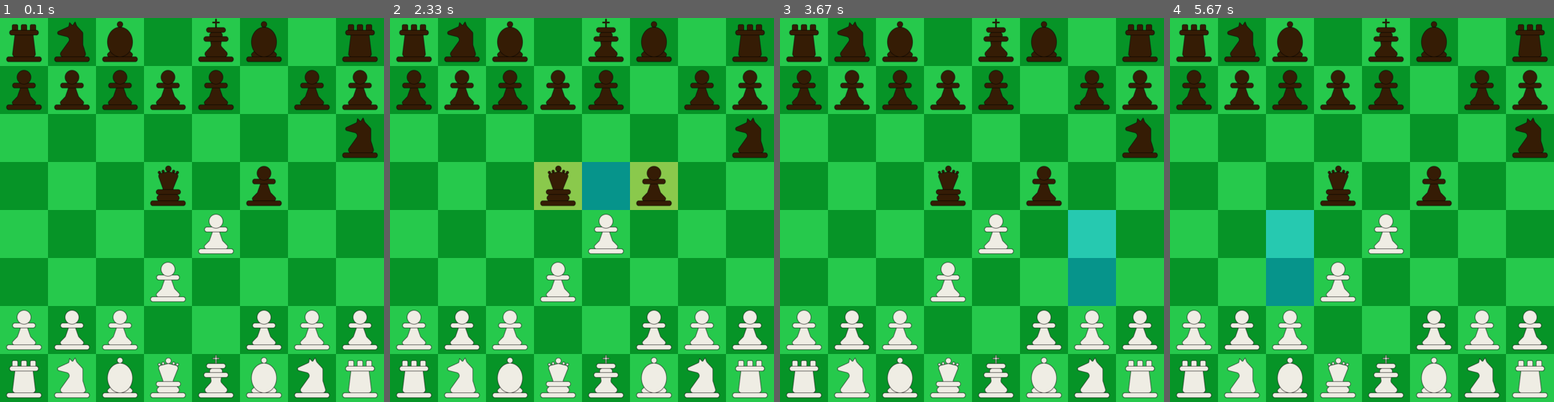
Above: before the commit, frames 1-4 (left to right).
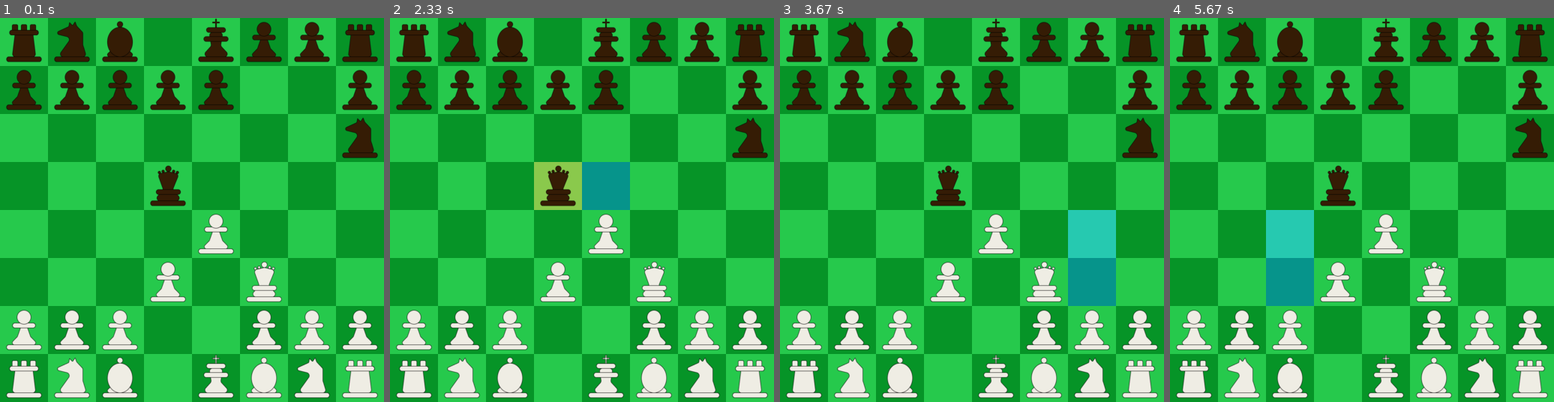
Above: after the commit, the same moments.

Repository: Lukabartovich/chess-with-pygame
Game: pygame game, started from chess/main.py
Two runs of this game, one before a commit and one after it. Both use one fixed random seed, a clock stepped at 60 frames per second and the inputs below.
Inputs (mouse positions are in pixels of both pictures, inside the frame that each line leads up to):
- Up to frame 1 (0.1 s): no input
- Up to frame 2 (2.33 s): click (582, 210) at 0.38 s; click (489, 213) at 0.72 s; click (724, 344) at 1.55 s; click (589, 79) at 1.88 s; click (585, 252) at 2.22 s
- Up to frame 3 (3.67 s): click (960, 144) at 2.55 s; click (1106, 309) at 3.38 s
- Up to frame 4 (5.67 s): click (1481, 202) at 3.72 s; click (1442, 140) at 4.05 s; click (1250, 137) at 4.38 s; click (1377, 194) at 4.72 s; click (1250, 186) at 5.05 s; click (1304, 321) at 5.38 s

The runs differ from the first frame. In frame 1, 2.9% of the frame differs, in the area x 39-86%, y 0-100%; in frame 2, 3.9%; in frame 3, 2.9%; in frame 4, 2.9%.

Commit message:
Updated stuff

Diff:
--- a/chess/main.py
+++ b/chess/main.py
@@ -17,7 +17,7 @@
 
 move = 'w'
 
-check = False
+check = []
 
 def load_game(string):
     global move
@@ -116,7 +116,7 @@
     if selected_piece.can_be_blocked == False:
         dirs_blocking = []
         values = []
-        has_cp = bool(len(selected_piece.capture_moves)>0)
+        has_cp = bool(len(capture_moves)>0)
         for piece in pieces:
             if piece.position in selected_positions:
                 if piece.color == selected_piece.color or has_cp:
@@ -170,21 +170,29 @@
             if piece.position in selected_positions and piece.color == selected_piece.color:
                 selected_positions.remove(piece.position)
 
+    if len(capture_moves):
+        c = []
+        for moves in capture_moves:
+            for piece in pieces:
+                if piece.color != selected_piece.color and piece.position == moves:
+                    c.append(moves)
+        capture_moves = c
+
     return selected_positions, capture_moves
 
 def check_for_check():
-    check = False
+    check = []
     kings_positions = [king.position for king in kings]
     for piece in pieces:
         selected_positions, capture_moves = calculate_allowed_moves(piece)
         for king_pos in kings_positions:
             if king_pos in selected_positions or king_pos in capture_moves:
-                check = True
+                check.append(piece.position)
     return check
 
 #basic: rnbqkbnr/pppppppp/8/8/8/8/PPPPPPPP/RNBQKBNR w
 #testing: 2n1Q3/Ppppp3/pPP5/8/4P1p1/5B2/4p1P1/8 w
-load_game('rnb1kb1r/ppppp1pp/7n/3q1p2/4P3/3P4/PPP2PPP/RNBQKBNR w')
+load_game('rnb1kppr/ppppp2p/7n/3q4/4P3/3P1Q2/PPP2PPP/RNB1KBNR w')
 
 run = True
 while run:
@@ -222,7 +230,7 @@
             og_pos = selected_piece.position
             for moves in selected_positions:
                 selected_piece.position = moves
-                if not check_for_check():
+                if not check_for_check() or (not len(capture_moves) and selected_piece.position in check):
                     s.append(moves)
 
             selected_piece.position = og_pos
